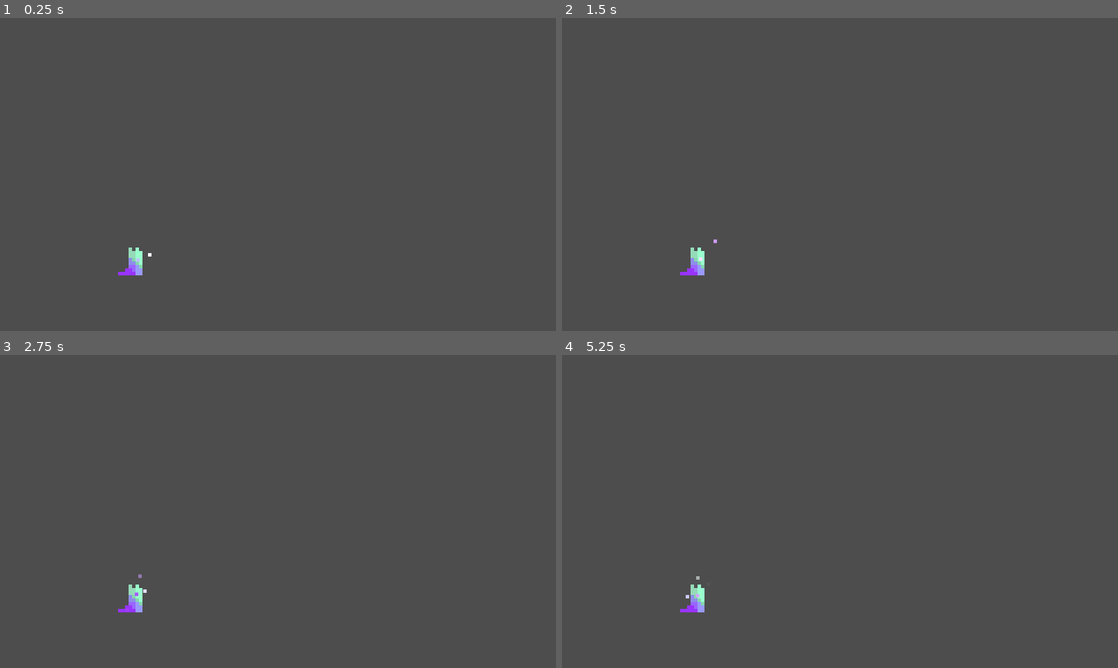
Above: before the commit, frames 1-4 (two rows, left to right).
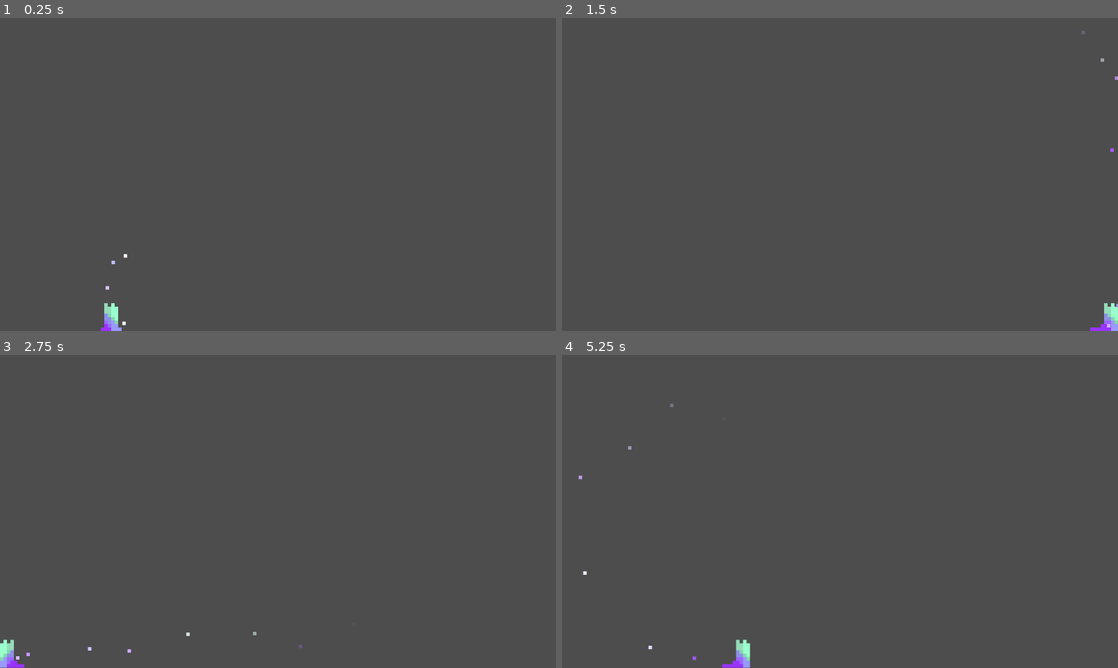
Above: after the commit, the same moments.

Repository: mu142857/Phage
Game: Godot game, scene res://levels/test/test.tscn
The game is run twice, just before and just after one commit, with the same random seed, the same clock (stepped at 60 frames per second) and the same inputs. The project has no main scene, so this scene is started directly.
Inputs:
- Up to frame 1 (0.25 s): no input
- Up to frame 2 (1.5 s): hold Space (jump) 0.53-1.28 s; hold D (move_right) from 0.53 s (still down); tap Space (jump) at 1.35 s
- Up to frame 3 (2.75 s): tap Space (jump) at 1.52, 1.82 s; release D (move_right) at 2.03 s; hold A (move_left) from 2.03 s (still down); hold Space (jump) from 2.03 s (still down)
- Up to frame 4 (5.25 s): release A (move_left) at 2.78 s; release Space (jump) at 2.78 s; hold D (move_right) 2.78-4.28 s; tap Space (jump) at 2.85, 3.02, 3.32, 4.35, 4.52, 4.82 s; hold Space (jump) 3.53-4.28 s; hold A (move_left) 4.28-5.03 s; hold D (move_right) from 5.03 s (still down); hold Space (jump) from 5.03 s (still down)

The runs differ from the first frame. In frame 1, 0.5% of the frame differs, in the area x 18-28%, y 73-100%; in frame 2, 0.5%; in frame 3, 0.5%; in frame 4, 0.6%, in the area x 3-34%, y 15-100%.

Commit message:
Update player movement

Diff:
--- a/phage-0.0/entities/player/player.gd
+++ b/phage-0.0/entities/player/player.gd
@@ -14,11 +14,12 @@
 const MAX_JUMP_HOLD_TIME: float = 0.18
 const JUMP_HOLD_GRAVITY_MULTIPLIER: float = 0.35
 
-const STATE_IDLE: StringName = &"Idle(1)"
-const STATE_RUN: StringName = &"Run(2)"
-const STATE_FALL: StringName = &"Fall(3)"
-const STATE_JUMP: StringName = &"Jump(4)"
-const STATE_SPRINT: StringName = &"Sprint(5)"
+const STATE_NULL: int = 0
+const STATE_IDLE: int = 1
+const STATE_RUN: int = 2
+const STATE_FALL: int = 3
+const STATE_JUMP: int = 4
+const STATE_SPRINT: int = 5
 
 # ============================================================
 # State (read by states, written by player or specific states)
@@ -46,7 +47,7 @@
 	add_to_group("player")
 	set_ball_form(false)
 
-func change_state(state_id: StringName) -> void:
+func change_state(state_id: int) -> void:
 	state_machine.change_state(state_id)
 
 func take_damage(amount: int) -> void:
@@ -59,7 +60,7 @@
 	if health <= 0:
 		died.emit()
 		# Death state transition: handled by whoever listens to `died`
-		# or you can change_state(&"Null(0)") directly here
+		# or you can change_state(STATE_NULL) directly here
 
 func _start_invincibility() -> void:
 	is_invincible = true
@@ -71,6 +72,15 @@
 	collision_normal.disabled = enabled
 	collision_ball.disabled = not enabled
 
+func set_facing_direction(direction: int) -> void:
+	if direction == 0:
+		return
+	facing_direction = sign(direction)
+	var scale_x := absf(sprite.scale.x)
+	if scale_x == 0.0:
+		scale_x = 1.0
+	sprite.scale.x = scale_x * float(facing_direction)
+
 func enter_ball_form() -> void:
 	set_ball_form(true)
 
--- a/phage-0.0/entities/player/player.tscn
+++ b/phage-0.0/entities/player/player.tscn
@@ -837,8 +837,8 @@
 
 [node name="AnimatedSprite2D" type="AnimatedSprite2D" parent="." unique_id=2023249808]
 sprite_frames = SubResource("SpriteFrames_akixf")
-animation = &"Run"
-frame_progress = 0.25205112
+animation = &"Ball"
+frame_progress = 0.43208668
 offset = Vector2(30, -24)
 
 [node name="CollisionNormal" type="CollisionShape2D" parent="." unique_id=1544803397]
--- a/phage-0.0/entities/player/player_fall(3).gd
+++ b/phage-0.0/entities/player/player_fall(3).gd
@@ -1 +1,31 @@
-extends Node
+# res://entities/player/player_fall(3).gd
+extends BasicState
+
+func enter() -> void:
+	var player := host as Player
+	if player == null:
+		return
+	if is_instance_valid(player.sprite):
+		player.sprite.play(&"Fall")
+
+func process(delta: float) -> void:
+	var player := host as Player
+	if player == null:
+		return
+
+	var move_input := Input.get_axis(&"move_left", &"move_right")
+	player.velocity.x = move_input * player.RUN_SPEED
+	player.velocity.y += player.GRAVITY * delta
+
+	if move_input > 0.0:
+		player.set_facing_direction(1)
+	elif move_input < 0.0:
+		player.set_facing_direction(-1)
+
+	player.move_and_slide()
+
+	if player.is_on_floor():
+		if abs(move_input) > 0.0:
+			change_state(player.STATE_RUN)
+		else:
+			change_state(player.STATE_IDLE)
--- a/phage-0.0/entities/player/player_idle(1).gd
+++ b/phage-0.0/entities/player/player_idle(1).gd
@@ -1,10 +1,5 @@
 # res://entities/player/player_idle(1).gd
 extends BasicState
-
-const STATE_ID: StringName = &"Idle(1)"
-
-func _ready() -> void:
-	state_id = STATE_ID
 
 func enter() -> void:
 	var player := host as Player
@@ -31,6 +26,6 @@
 		change_state(player.STATE_RUN)
 		return
 
-	player.velocity.x = move_toward(player.velocity.x, 0.0, player.GRAVITY * delta)
+	player.velocity.x = move_toward(player.velocity.x, 0.0, player.RUN_SPEED * 8.0 * delta)
 	player.velocity.y += player.GRAVITY * delta
 	player.move_and_slide()
--- a/phage-0.0/entities/player/player_jump(4).gd
+++ b/phage-0.0/entities/player/player_jump(4).gd
@@ -1 +1,38 @@
-extends Node
+# res://entities/player/player_jump(4).gd
+extends BasicState
+
+var jump_hold_elapsed: float = 0.0
+
+func enter() -> void:
+	var player := host as Player
+	if player == null:
+		return
+	jump_hold_elapsed = 0.0
+	player.velocity.y = player.JUMP_SPEED
+	if is_instance_valid(player.sprite):
+		player.sprite.play(&"Jump")
+
+func process(delta: float) -> void:
+	var player := host as Player
+	if player == null:
+		return
+
+	var move_input := Input.get_axis(&"move_left", &"move_right")
+	player.velocity.x = move_input * player.RUN_SPEED
+
+	if move_input > 0.0:
+		player.set_facing_direction(1)
+	elif move_input < 0.0:
+		player.set_facing_direction(-1)
+
+	if Input.is_action_pressed(&"jump") and jump_hold_elapsed < player.MAX_JUMP_HOLD_TIME and player.velocity.y < 0.0:
+		jump_hold_elapsed += delta
+		player.velocity.y += player.GRAVITY * player.JUMP_HOLD_GRAVITY_MULTIPLIER * delta
+	else:
+		player.velocity.y += player.GRAVITY * delta
+
+	if player.velocity.y >= 0.0:
+		change_state(player.STATE_FALL)
+		return
+
+	player.move_and_slide()
--- a/phage-0.0/entities/player/player_run(2).gd
+++ b/phage-0.0/entities/player/player_run(2).gd
@@ -1 +1,37 @@
-extends Node
+# res://entities/player/player_run(2).gd
+extends BasicState
+
+func enter() -> void:
+	var player := host as Player
+	if player == null:
+		return
+	if is_instance_valid(player.sprite):
+		player.sprite.play(&"Run")
+
+func process(delta: float) -> void:
+	var player := host as Player
+	if player == null:
+		return
+
+	if not player.is_on_floor():
+		change_state(player.STATE_FALL)
+		return
+
+	if Input.is_action_just_pressed(&"jump"):
+		change_state(player.STATE_JUMP)
+		return
+
+	var move_input := Input.get_axis(&"move_left", &"move_right")
+	if abs(move_input) <= 0.0:
+		change_state(player.STATE_IDLE)
+		return
+
+	player.velocity.x = move_input * player.RUN_SPEED
+	player.velocity.y += player.GRAVITY * delta
+
+	if move_input > 0.0:
+		player.set_facing_direction(1)
+	elif move_input < 0.0:
+		player.set_facing_direction(-1)
+
+	player.move_and_slide()
--- a/phage-0.0/entities/player/player_walking_effect.tscn
+++ b/phage-0.0/entities/player/player_walking_effect.tscn
@@ -28,6 +28,5 @@
 color_initial_ramp = SubResource("GradientTexture1D_wx1h7")
 
 [node name="PlayerWalkingEffect" type="GPUParticles2D" unique_id=1580968959]
-amount = 4
 lifetime = 0.5
 process_material = SubResource("ParticleProcessMaterial_2dqh1")
--- a/phage-0.0/levels/test/test.tscn
+++ b/phage-0.0/levels/test/test.tscn
@@ -13,5 +13,15 @@
 position = Vector2(0, 90)
 shape = SubResource("WorldBoundaryShape2D_5f5au")
 
+[node name="CollisionShape2D2" type="CollisionShape2D" parent="StaticBody2D" unique_id=1688946771]
+position = Vector2(0, 90)
+rotation = 1.5728005
+shape = SubResource("WorldBoundaryShape2D_5f5au")
+
+[node name="CollisionShape2D3" type="CollisionShape2D" parent="StaticBody2D" unique_id=1640105756]
+position = Vector2(160.00002, 90)
+rotation = 4.7134733
+shape = SubResource("WorldBoundaryShape2D_5f5au")
+
 [node name="Player" parent="." unique_id=949587783 instance=ExtResource("1_mucky")]
-position = Vector2(39, 74)
+position = Vector2(32, 74)
--- a/phage-0.0/systems/state_machine/basic_state.gd
+++ b/phage-0.0/systems/state_machine/basic_state.gd
@@ -14,6 +14,6 @@
 func exit() -> void:
 	pass
 
-func change_state(next_state_id: StringName) -> void:
+func change_state(next_state_id: int) -> void:
 	if host != null and host.has_method("change_state"):
 		host.change_state(next_state_id)
--- a/phage-0.0/systems/state_machine/state_manager.gd
+++ b/phage-0.0/systems/state_machine/state_manager.gd
@@ -2,60 +2,50 @@
 class_name StateManager
 extends Node
 
-@export var initial_state_id: StringName = &""
+@export var initial_state_index: int = 1
 
-var states_by_id: Dictionary = {}
-var current_state: BasicState = null
-var current_state_id: StringName = &""
+var states_array: Array = []
+var current_state: Node = null
+var current_state_index: int = -1
 var host: Node = null
 
 func _ready() -> void:
 	host = get_parent()
-	_register_states()
+	states_array = get_children()
+	for state in states_array:
+		if state is BasicState:
+			(state as BasicState).host = host
 	_start_initial_state()
 
-func _register_states() -> void:
-	states_by_id.clear()
-	for child in get_children():
-		if not child is BasicState:
-			continue
-		var state: BasicState = child
-		state.host = host
-		var state_key: StringName = state.state_id
-		if state_key == &"":
-			state_key = StringName(state.name)
-		states_by_id[state_key] = state
-
 func _start_initial_state() -> void:
-	if states_by_id.is_empty():
+	if states_array.is_empty():
 		return
-	var start_state_id: StringName = initial_state_id
-	if start_state_id == &"" or not states_by_id.has(start_state_id):
-		start_state_id = &"idle"
-	if not states_by_id.has(start_state_id):
-		start_state_id = states_by_id.keys()[0]
-	current_state_id = start_state_id
-	current_state = states_by_id[current_state_id]
-	current_state.enter()
+	var start_index := clampi(initial_state_index, 0, states_array.size() - 1)
+	current_state_index = start_index
+	current_state = states_array[current_state_index]
+	_call_state_method(current_state, &"enter")
 
 func _physics_process(delta: float) -> void:
 	if current_state != null:
-		current_state.process(delta)
+		_call_state_method(current_state, &"process", [delta])
 
-func change_state(id: StringName) -> void:
-	if current_state_id == id:
+func change_state(id: int) -> void:
+	if states_array.is_empty():
 		return
-	var next_state: BasicState = states_by_id.get(id, null)
-	if next_state == null:
+	if id < 0 or id >= states_array.size():
 		return
+	if current_state_index == id:
+		return
+	var next_state: Node = states_array[id]
 	if current_state != null:
-		current_state.exit()
+		_call_state_method(current_state, &"exit")
 	current_state = next_state
-	current_state_id = id
-	current_state.enter()
+	current_state_index = id
+	_call_state_method(current_state, &"enter")
 
-func has_state(id: StringName) -> bool:
-	return states_by_id.has(id)
+func _call_state_method(state: Node, method_name: StringName, args: Array = []) -> void:
+	if state.has_method(method_name):
+		state.callv(method_name, args)
 
-func get_current_state_id() -> StringName:
-	return current_state_id
+func get_current_state_index() -> int:
+	return current_state_index
